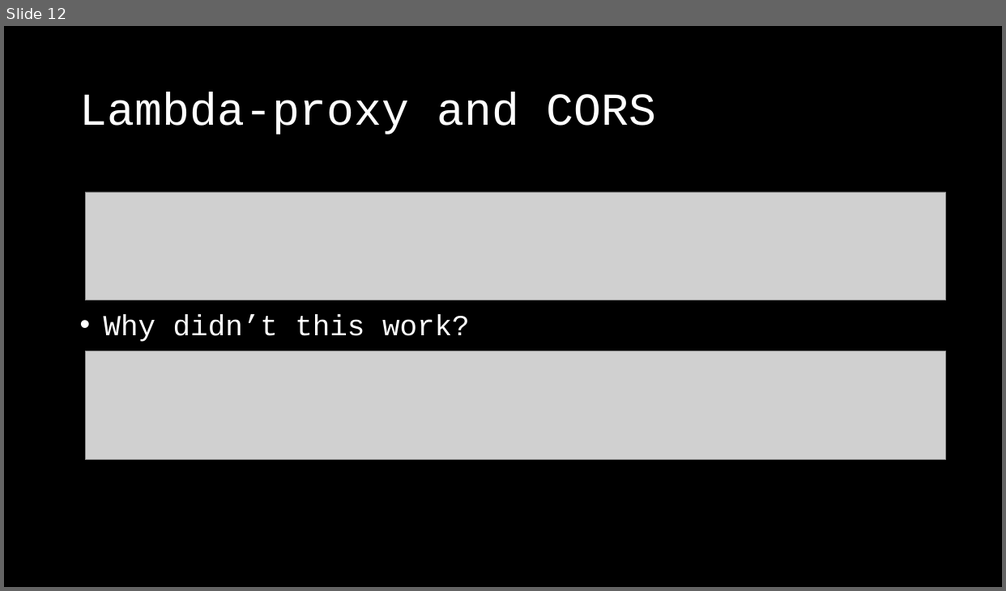
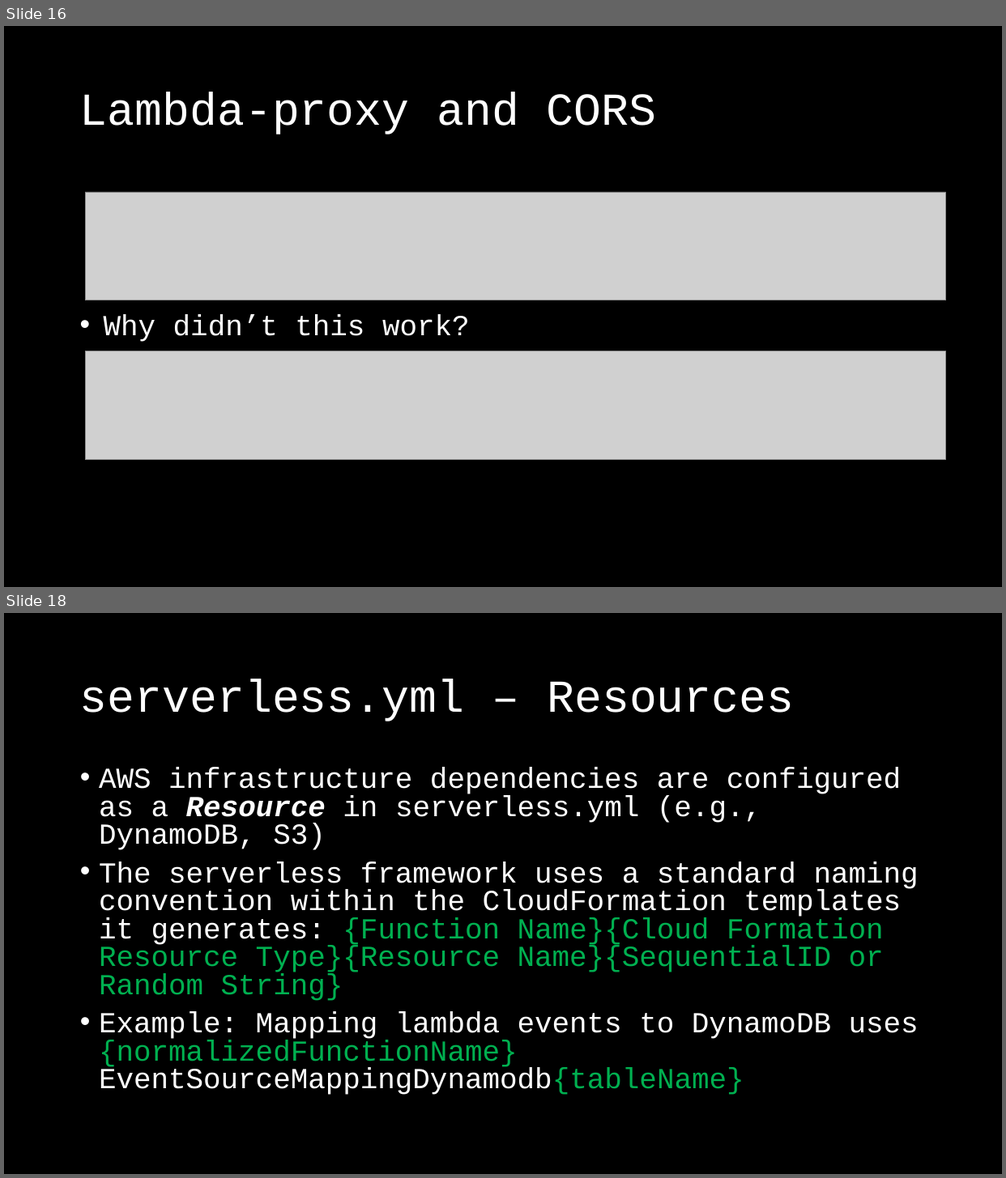
Before and after one commit to rsnestor/slac, a slide deck: doc/slac_slides.pptx. Shown one above the other, each under a label of ours: slide 12 before the commit, slides 16 and 18 after it; the slides between them are not shown. The pictures are 1006x591 and 1006x1178 pixels, drawn with LibreOffice and Linux fonts; fonts in the diff are those of the drawing; grey boxes stand for pictures. Boxes give left, top, right and bottom in pixels: in the first picture for what was removed or moved away, otherwise in the second. Text is boxed around its words. In the diff, an @@ line names an element or a change of style, - is before the commit and + after.

Commit message:
example tuning

```diff
--- a/doc/slac_slides.pptx
+++ b/doc/slac_slides.pptx
@@ slide 18 added at bbox=[4, 613, 1002, 1174], background #000000 @@
@@ title added at bbox=[80, 679, 794, 722], 44 pt, text #FFFFFF @@
+serverless.yml – Resources
@@ text added at bbox=[99, 768, 918, 1095], 28 pt, text #FFFFFF @@
+• AWS infrastructure dependencies are configured as a Resource in serverless.yml (e.g., DynamoDB, S3)
+• The serverless framework uses a standard naming convention within the CloudFormation templates it generates: {Function Name}{Cloud Formation Resource Type}{Resource Name}{SequentialID or Random String}
+• Example: Mapping lambda events to DynamoDB uses {normalizedFunctionName}EventSourceMappingDynamodb{tableName}
@@ what was slide 12 is now slide 16 @@
```
Also in this commit, not shown: 5 slides changed, 9 other slides added, 1 slide removed, 9 other files.
